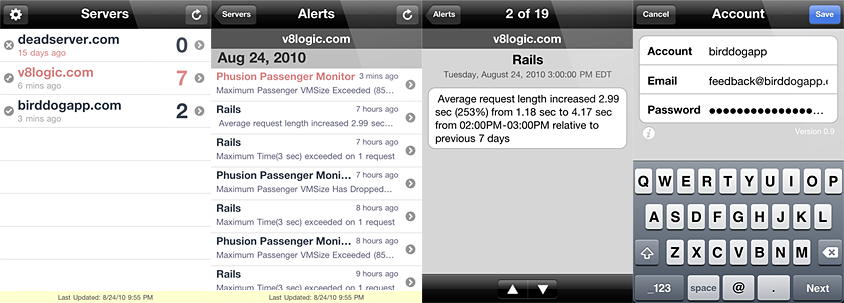
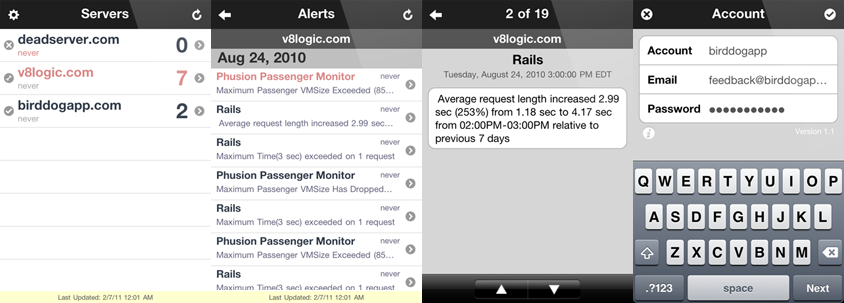
The second 844px x 303px image is a revision of the first. Changes to its layers:
added layer "login" above "alert details" over [633, 0, 844, 303]
added layer "alert details" above "yellow bar" over [422, 0, 633, 303]
added layer "yellow bar" above "alerts" over [211, 291, 422, 303]
added layer "alerts" above "servers" over [211, 0, 422, 303]
added layer "servers" above "Old" over [0, 0, 211, 303]
added group "Old" with 5 layers over [0, 0, 844, 303]
moved "Layer 3" into group "Old" over [633, 0, 844, 303]
moved "Layer 2" into group "Old" over [422, 0, 633, 303]
moved "Layer 4" into group "Old" over [211, 291, 422, 303]
moved "Layer 1" into group "Old" over [211, 0, 422, 303]
moved "Layer 0" into group "Old" over [0, 0, 211, 303]
